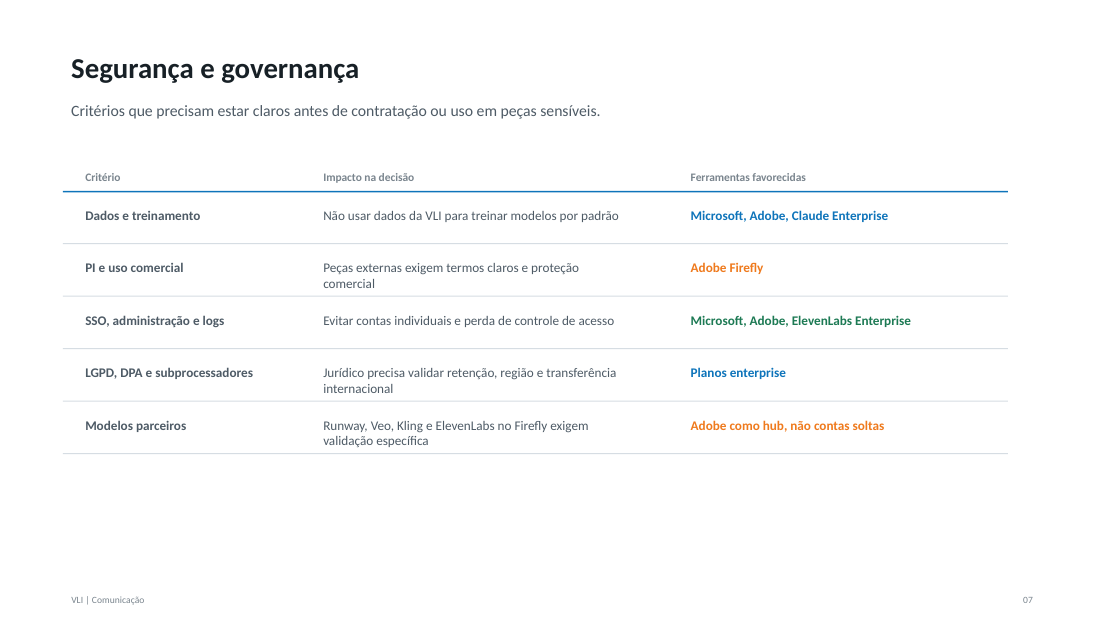
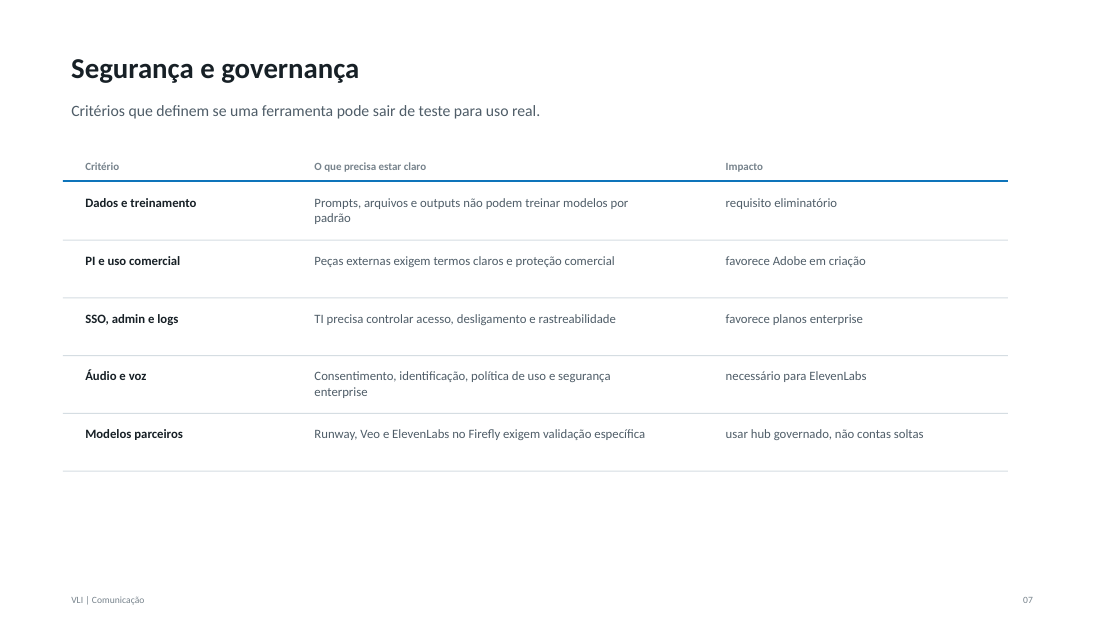
Before and after one commit to jobevieira/vli-preview, a slide deck: slide 7 of ferramentas-ia-comunicacao/stack-ia-comunicacao-vli.pptx. Drawn at 1120x630 pixels with LibreOffice and Linux fonts; fonts in the diff are those of the drawing. Boxes give left, top, right and bottom in pixels: in the first picture for what was removed or moved away, otherwise in the second. Text is boxed around its words. In the diff, an @@ line names an element or a change of style, - is before the commit and + after.

```diff
--- a/ferramentas-ia-comunicacao/stack-ia-comunicacao-vli.pptx
+++ b/ferramentas-ia-comunicacao/stack-ia-comunicacao-vli.pptx
@@ text at <box>71,105,540,119</box>: text changed; text colour #4E5B66 to #4F5D68 @@
-Critérios que precisam estar claros antes de contratação ou uso em peças sensíveis.
+Critérios que definem se uma ferramenta pode sair de teste para uso real.
@@ text "Critério": place and size @@
-text "Critério" at <box>85,173,120,181</box>
+text "Critério" at <box>85,162,119,170</box>
@@ text "Critério" at <box>85,162,119,170</box>: size 9.8 to 9.4 pt, text colour #7A858E to #77838C @@
@@ text at <box>314,162,426,172</box>: text changed; size 9.8 to 9.4 pt; text colour #7A858E to #77838C @@
-Impacto na decisão
+O que precisa estar claro
@@ text at <box>726,163,763,172</box>: text changed; size 9.8 to 9.4 pt; text colour #7A858E to #77838C @@
-Ferramentas favorecidas
+Impacto
@@ rectangle: place and size @@
-rectangle at <box>63,191,1008,192</box>
+rectangle at <box>63,181,1008,182</box>
@@ text "Dados e treinamento": place and size @@
-text "Dados e treinamento" at <box>85,210,200,220</box>
+text "Dados e treinamento" at <box>85,198,196,207</box>
@@ text at <box>314,198,629,224</box>: text changed; size 11.2 to 10.9 pt; text colour #4E5B66 to #4F5D68 @@
-Não usar dados da VLI para treinar modelos por padrão
+Prompts, arquivos e outputs não podem treinar modelos por padrão
@@ text at <box>726,198,837,209</box>: text changed; size 11.2 to 10.9 pt; text colour #0E74BA to #4F5D68; bold off @@
-Microsoft, Adobe, Claude Enterprise
+requisito eliminatório
@@ rectangle: place and size @@
-rectangle at <box>63,244,1008,245</box>
+rectangle at <box>63,239,1008,240</box>
@@ text "Peças externas exigem termos claros ...": place and size @@
-text "Peças externas exigem termos claros ..." at <box>323,263,579,288</box>
+text "Peças externas exigem termos claros ..." at <box>314,256,615,267</box>
@@ text "Peças externas exigem termos claros ..." at <box>314,256,615,267</box>: size 11.2 to 10.9 pt, text colour #4E5B66 to #4F5D68 @@
@@ text at <box>726,256,866,267</box>: text changed; size 11.2 to 10.9 pt; text colour #EF7A1D to #4F5D68; bold off @@
-Adobe Firefly
+favorece Adobe em criação
@@ text at <box>85,314,178,325</box>: text changed; size 11.2 to 10.9 pt; text colour #4E5B66 to #172026 @@
-SSO, administração e logs
+SSO, admin e logs
@@ text at <box>314,314,616,325</box>: text changed; size 11.2 to 10.9 pt; text colour #4E5B66 to #4F5D68 @@
-Evitar contas individuais e perda de controle de acesso
+TI precisa controlar acesso, desligamento e rastreabilidade
@@ text at <box>726,314,863,325</box>: text changed; size 11.2 to 10.9 pt; text colour #1D7A54 to #4F5D68; bold off @@
-Microsoft, Adobe, ElevenLabs Enterprise
+favorece planos enterprise
@@ rectangle: place and size @@
-rectangle at <box>63,349,1008,350</box>
+rectangle at <box>63,355,1008,356</box>
@@ text at <box>85,370,147,380</box>: text changed; size 11.2 to 10.9 pt; text colour #4E5B66 to #172026 @@
-LGPD, DPA e subprocessadores
+Áudio e voz
@@ text at <box>314,371,610,398</box>: text changed; size 11.2 to 10.9 pt; text colour #4E5B66 to #4F5D68 @@
-Jurídico precisa validar retenção, região e transferência internacional
+Consentimento, identificação, política de uso e segurança enterprise
@@ text at <box>726,371,866,382</box>: text changed; size 11.2 to 10.9 pt; text colour #0E74BA to #4F5D68; bold off @@
-Planos enterprise
+necessário para ElevenLabs
@@ rectangle: place and size @@
-rectangle at <box>63,401,1008,402</box>
+rectangle at <box>63,413,1008,414</box>
@@ size 11.2 to 10.9 pt, text colour #4E5B66 to #172026 in 3 elements at <box>85,256,180,265</box>, <box>85,198,196,207</box>, <box>85,429,183,440</box> @@
@@ text "Modelos parceiros": place and size @@
-text "Modelos parceiros" at <box>85,420,186,432</box>
+text "Modelos parceiros" at <box>85,429,183,440</box>
@@ text at <box>314,429,645,440</box>: text changed; size 11.2 to 10.9 pt; text colour #4E5B66 to #4F5D68 @@
-Runway, Veo, Kling e ElevenLabs no Firefly exigem validação específica
+Runway, Veo e ElevenLabs no Firefly exigem validação específica
@@ text at <box>726,429,924,440</box>: text changed; size 11.2 to 10.9 pt; text colour #EF7A1D to #4F5D68; bold off @@
-Adobe como hub, não contas soltas
+usar hub governado, não contas soltas
@@ fill #D6DDE3 to #D5DDE2 in 5 elements at <box>63,297,1008,298</box>, <box>63,239,1008,240</box>, <box>63,355,1008,356</box>, <box>63,413,1008,414</box>, <box>63,471,1008,471</box> @@
@@ rectangle: place and size @@
-rectangle at <box>63,454,1008,455</box>
+rectangle at <box>63,471,1008,471</box>
```
Also in this commit, not shown: 2 other slides changed, 5 slides added, 5 slides removed, 1 other file.
